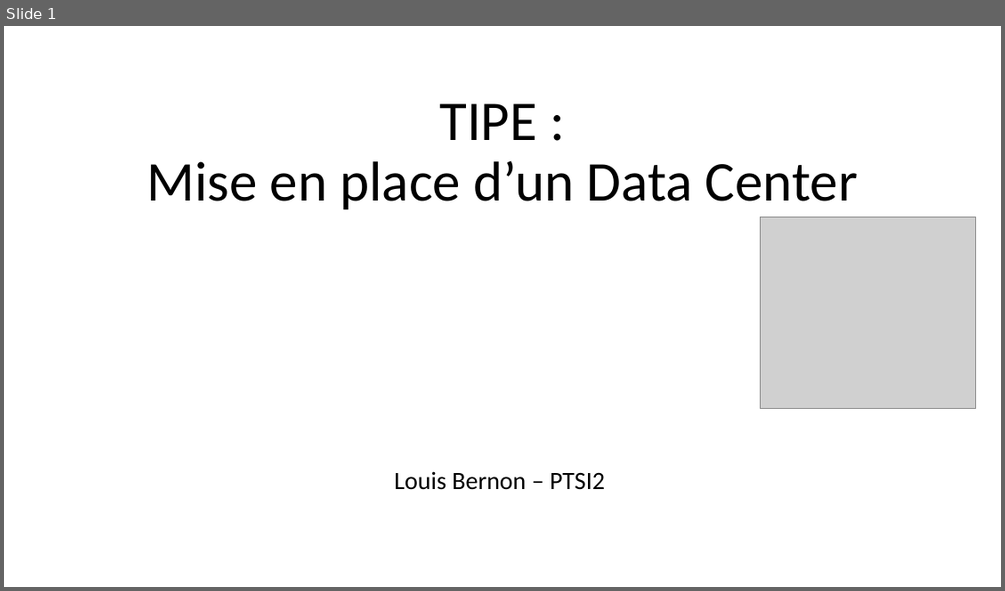
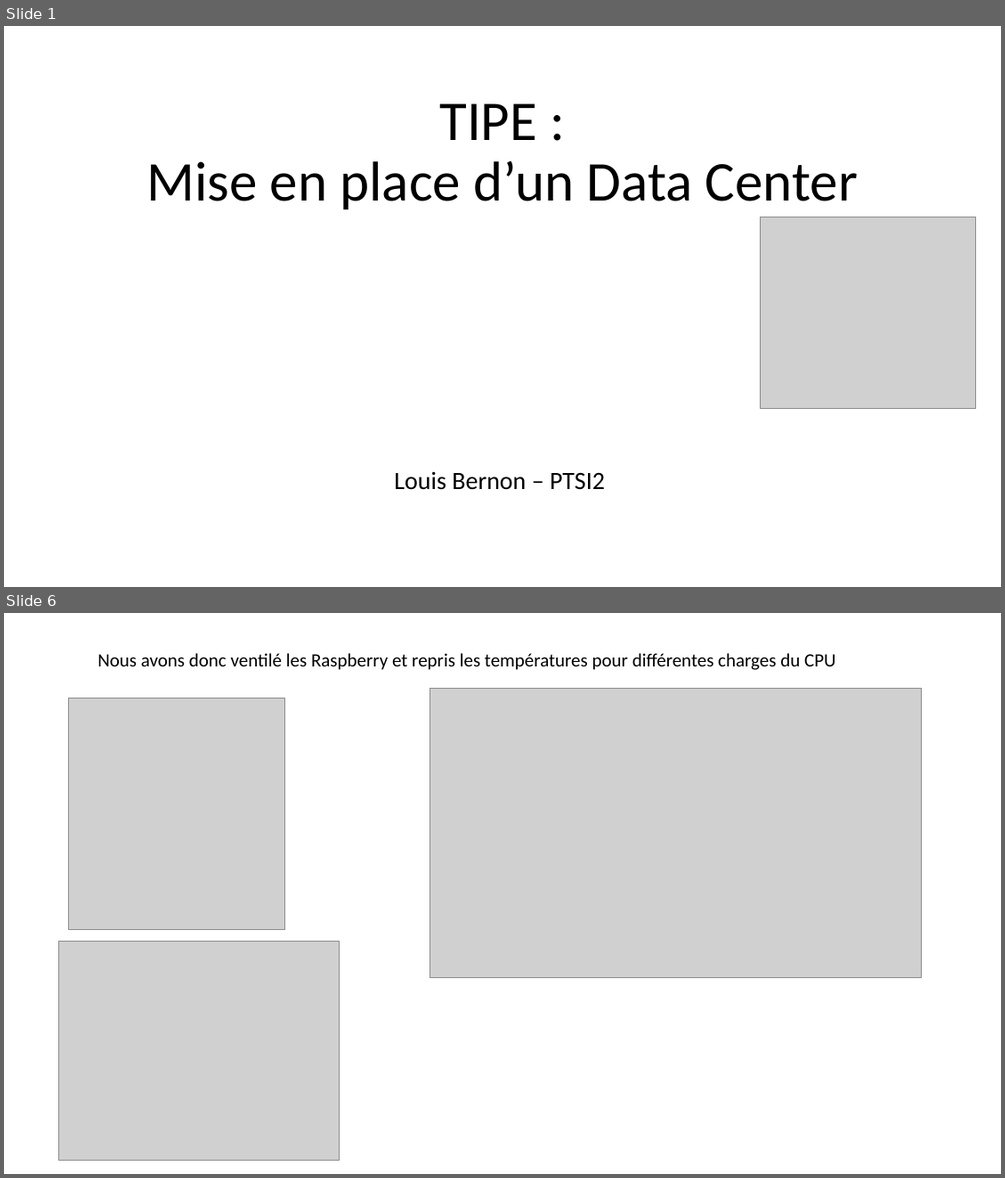
Before and after one commit to ZeromusSoftware/RPi3500, a slide deck: heat_control/Presentation_TIPE.pptx. Shown one above the other, each under a label of ours: slide 1 before the commit, slides 1 and 6 after it; the slides between them are not shown. The pictures are 1005x591 and 1005x1178 pixels, drawn with LibreOffice and Linux fonts; fonts in the diff are those of the drawing; grey boxes stand for pictures. Boxes give left, top, right and bottom in pixels: in the first picture for what was removed or moved away, otherwise in the second. Text is boxed around its words. In the diff, an @@ line names an element or a change of style, - is before the commit and + after.

```diff
--- a/heat_control/Presentation_TIPE.pptx
+++ b/heat_control/Presentation_TIPE.pptx
@@ slide 6 added at [4,613,1001,1174], background #FFFFFF @@
@@ text added at [97,653,835,670], 18 pt, text #000000 @@
+Nous avons donc ventilé les Raspberry et repris les températures pour différentes charges du CPU
@@ picture added at [430,689,922,977] @@
@@ picture added at [68,698,285,929] @@
@@ picture added at [59,941,339,1160] @@
```
Also in this commit, not shown: 2 slides changed, 3 other slides added, 1 slide removed.
